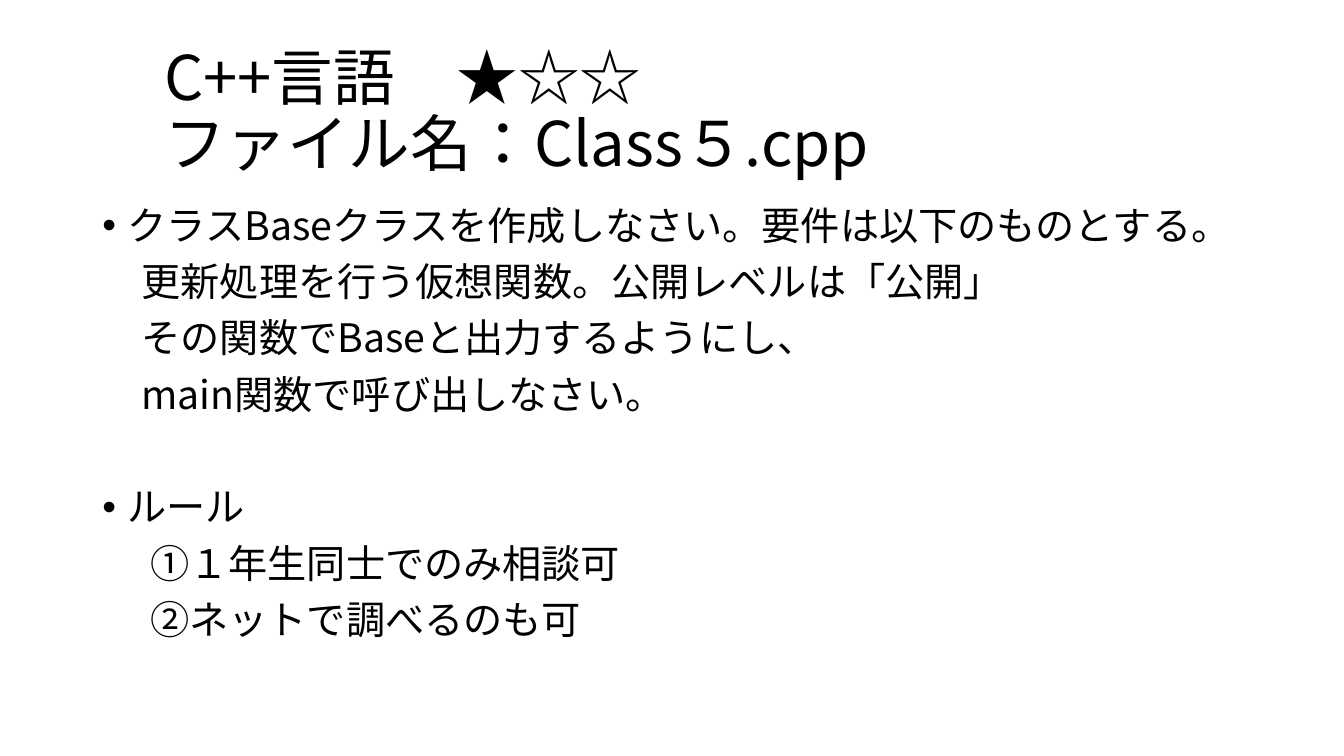
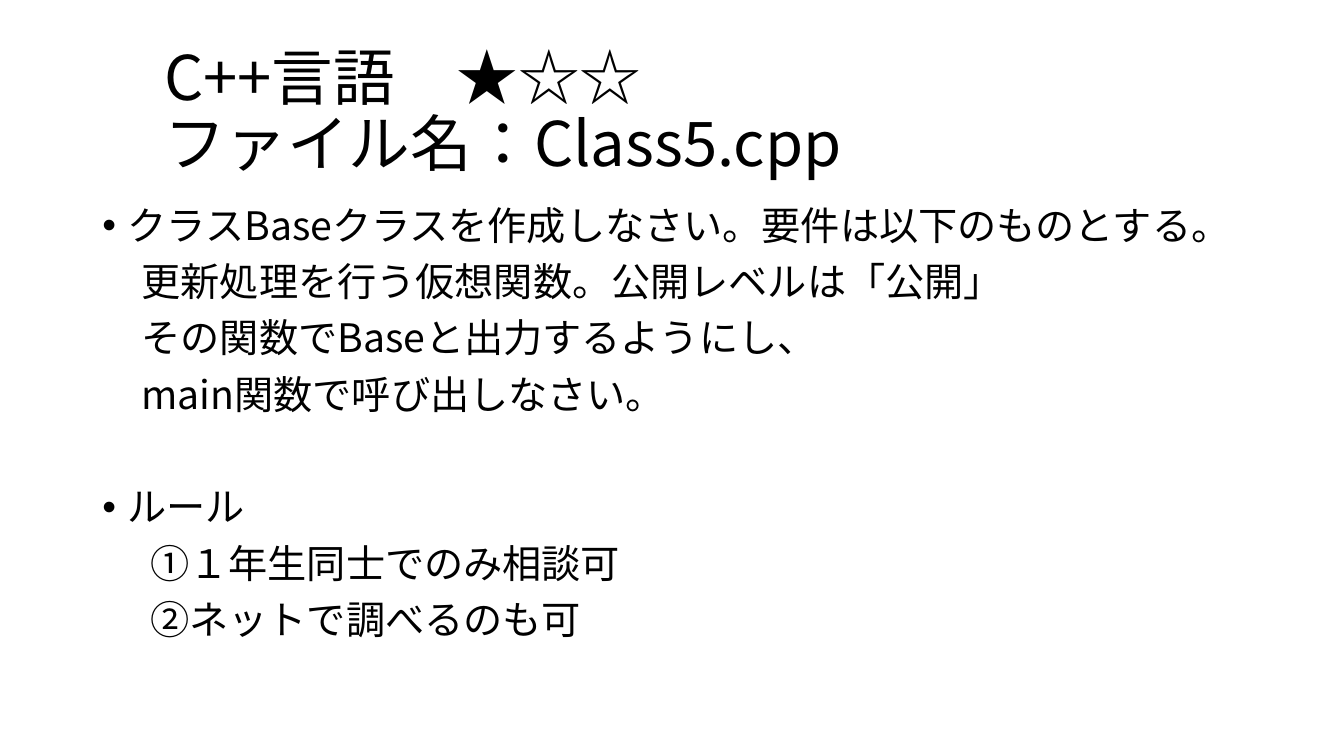
Before and after one commit to SallingProject/Subject, a slide deck: slide 6 of Master/No2.pptx. Drawn at 1344x756 pixels with LibreOffice and Linux fonts; fonts in the diff are those of the drawing. Boxes give left, top, right and bottom in pixels: in the first picture for what was removed or moved away, otherwise in the second. Text is boxed around its words. In the diff, an @@ line names an element or a change of style, - is before the commit and + after.

```diff
--- a/Master/No2.pptx
+++ b/Master/No2.pptx
@@ title at box(164, 50, 841, 180): text changed @@
-C++言語 ★☆☆
-ファイル名：Class５.cpp
+C++言語 ★☆☆
+ファイル名：Class5.cpp
```
Also in this commit, not shown: 1 other slide changed.
